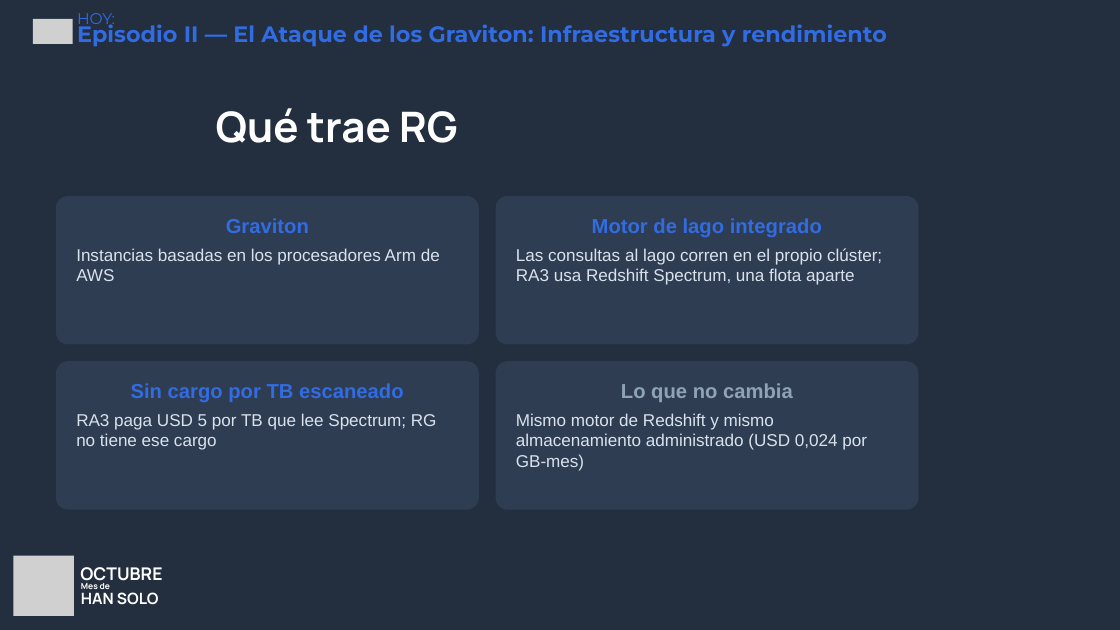
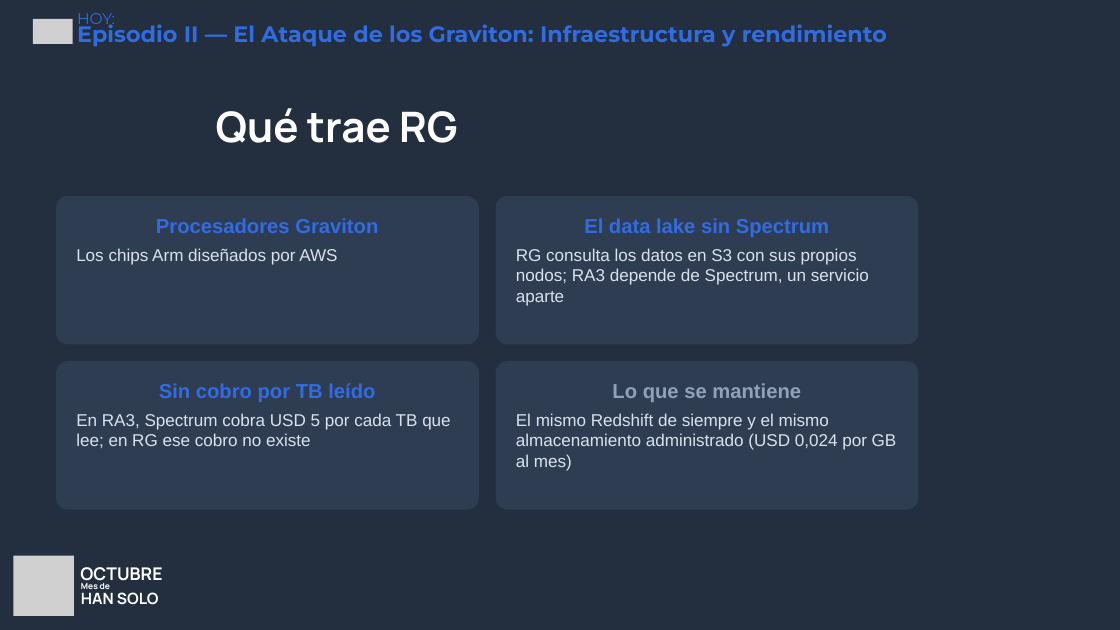
Before and after one commit to andrezc98/redshift-redemption, a slide deck: slide 6 of slides/redshift-redemption.pptx. Drawn at 1120x630 pixels with LibreOffice and Linux fonts; fonts in the diff are those of the drawing; grey boxes stand for pictures; background and template pictures are left out. Boxes give left, top, right and bottom in pixels: in the first picture for what was removed or moved away, otherwise in the second. Text is boxed around its words. In the diff, an @@ line names an element or a change of style, - is before the commit and + after.

```diff
--- a/slides/redshift-redemption.pptx
+++ b/slides/redshift-redemption.pptx
@@ text in rounded rectangle at (76, 218, 378, 265): text changed @@
-Graviton
-Instancias basadas en los procesadores Arm de AWS
+Procesadores Graviton
+Los chips Arm diseñados por AWS
@@ text in rounded rectangle at (516, 218, 869, 306): text changed @@
-Motor de lago integrado
-Las consultas al lago corren en el propio clúster; RA3 usa Redshift Spectrum, una flota aparte
+El data lake sin Spectrum
+RG consulta los datos en S3 con sus propios nodos; RA3 depende de Spectrum, un servicio aparte
@@ text in rounded rectangle at (76, 383, 450, 448): text changed @@
-Sin cargo por TB escaneado
-RA3 paga USD 5 por TB que lee Spectrum; RG no tiene ese cargo
+Sin cobro por TB leído
+En RA3, Spectrum cobra USD 5 por cada TB que lee; en RG ese cobro no existe
@@ text in rounded rectangle at (516, 383, 897, 471): text changed @@
-Lo que no cambia
-Mismo motor de Redshift y mismo almacenamiento administrado (USD 0,024 por GB-mes)
+Lo que se mantiene
+El mismo Redshift de siempre y el mismo almacenamiento administrado (USD 0,024 por GB al mes)
```
Also in this commit, not shown: 28 other slides changed, 5 other files.
